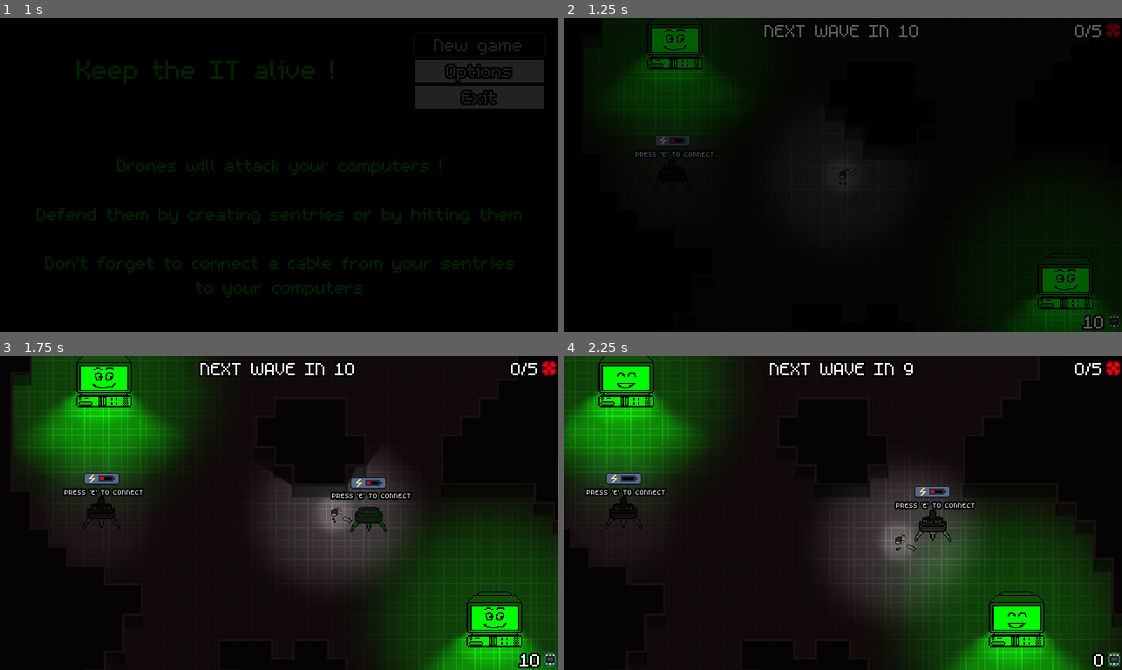
Above: before the commit, frames 1-4 (two rows, left to right).
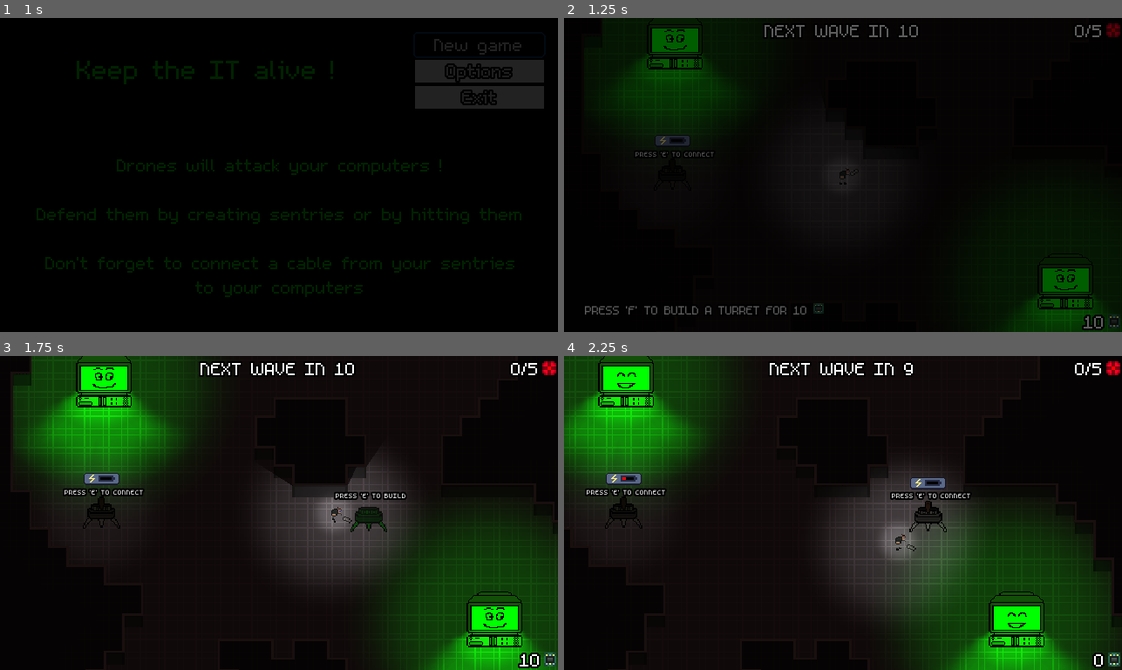
Above: after the commit, the same moments.

Repository: Evanaellio/ludumdare46
Game: Godot game, scene res://Game/Game.tscn
Two runs of this game, one before a commit and one after it. Both use one fixed random seed, a clock stepped at 60 frames per second and the inputs below. Sound files missing from this copy of the repository are replaced by a short silence.
Inputs:
- Up to frame 1 (1 s): click "New game" at 0.5 s
- Up to frame 2 (1.25 s): no input
- Up to frame 3 (1.75 s): tap E (Use, bound only before the commit) at 1.25 s; hold D (Right) from 1.28 s (still down); tap Space (Attack) at 1.35 s; tap F (Build, bound only before the commit) at 1.55 s
- Up to frame 4 (2.25 s): tap E (Use, bound only before the commit) at 2 s; release D (Right) at 2.03 s; hold S (Down) from 2.03 s (still down); tap F (Build, bound only before the commit) at 2.1 s

Frame 1 is identical in both runs. In frame 2, 0.5% of the frame differs, in the area x 3-47%, y 38-95%; in frame 3, 0.4%; in frame 4, 1.2%, in the area x 10-74%, y 38-60%.
Error in both runs: Trying to assign value of type 'AudioStreamPlayer2D' to a variable of type 'AudioStreamPlayer'. (res://Prefabs/player/Keyboard.gd:7)

Commit message:
tuto tourelle mk2

Diff:
--- a/Autoload/Settings.gd
+++ b/Autoload/Settings.gd
@@ -22,7 +22,7 @@
 var VolumeSFX:float = 0.0 setget set_volume_sfx
 var VolumeRange:float = 24 + 80
 #CONTROLS
-var Actions:Array = ["Right", "Left", "Up", "Down", "Attack", "Use"]
+var Actions:Array = ["Right", "Left", "Up", "Down", "Attack", "Interact", "Turret"]
 var ActionControls:Dictionary = {}
 #Localization
 onready var Language:String = TranslationServer.get_locale() setget set_language
--- a/GUI/HUD/HUD.gd
+++ b/GUI/HUD/HUD.gd
@@ -1,6 +1,8 @@
 extends CanvasLayer
 
 var arrows: Array
+
+var tuto = true
 
 func _process(_delta):
 	var arrowi = 0
@@ -29,6 +31,14 @@
 			arrow.look_at(drone_pos)
 			arrow.translate(vector.normalized() * -80)
 
+	if Input.is_action_just_pressed("Turret"):
+		tuto = false
+
+	$Tuto.visible = tuto
+	if tuto:
+		var key = get_InputEvent_name(InputMap.get_action_list("Turret"))
+		var txt = "PRESS '" + key + "' TO BUILD A TURRET FOR 10 [img=6]res://Prefabs/Electronics/electronics.png[/img]"
+		$Tuto.bbcode_text = txt
 
 func _on_Player_update_electronics(nb_electronics):
 	$NbElectronics.text = str(nb_electronics)
@@ -42,3 +52,16 @@
 
 func _on_Puppeteer_enemy_count(current, total):
 	$NbEnemies.text = str(current) + "/" + str(total)
+
+func get_InputEvent_name(input_array:Array)->String:
+	var text:String = ""
+	var joypad = Input.get_connected_joypads().size() > 0
+	for event in input_array:
+		if event is InputEventKey and not joypad:
+			text = event.as_text()
+		elif event is InputEventJoypadButton and joypad:
+			if Input.is_joy_known(event.device):
+				text = str(Input.get_joy_button_string(event.button_index))
+			else:
+				text = "Btn. " + str(event.button_index)
+	return text
--- a/GUI/HUD/HUD.tscn
+++ b/GUI/HUD/HUD.tscn
@@ -1,10 +1,17 @@
-[gd_scene load_steps=6 format=2]
+[gd_scene load_steps=8 format=2]
 
 [ext_resource path="res://Prefabs/Electronics/electronics.png" type="Texture" id=1]
 [ext_resource path="res://Assets/Fonts/m5x7_16.tres" type="DynamicFont" id=2]
 [ext_resource path="res://GUI/HUD/HUD.gd" type="Script" id=3]
 [ext_resource path="res://Prefabs/Drone/Drone.png" type="Texture" id=4]
 [ext_resource path="res://GUI/HUD/arrow.png" type="Texture" id=5]
+[ext_resource path="res://Assets/Fonts/m5x7.ttf" type="DynamicFontData" id=6]
+
+[sub_resource type="DynamicFont" id=1]
+size = 11
+outline_size = 1
+outline_color = Color( 0, 0, 0, 1 )
+font_data = ExtResource( 6 )
 
 [node name="HUD" type="CanvasLayer"]
 script = ExtResource( 3 )
@@ -62,6 +69,19 @@
 "_edit_use_anchors_": false
 }
 
+[node name="Tuto" type="RichTextLabel" parent="."]
+margin_left = 11.9165
+margin_top = 161.822
+margin_right = 273.916
+margin_bottom = 175.822
+custom_fonts/normal_font = SubResource( 1 )
+bbcode_enabled = true
+bbcode_text = "PRESS 'F' TO BUILD A TURRET FOR 10 [img=6]res://Prefabs/Electronics/electronics.png[/img]"
+text = "PRESS 'F' TO BUILD A TURRET FOR 10 "
+__meta__ = {
+"_edit_use_anchors_": false
+}
+
 [node name="Arrow" type="Node2D" parent="."]
 visible = false
 position = Vector2( 122.091, 55.6101 )
--- a/PNJ/ordiMère.gd
+++ b/PNJ/ordiMère.gd
@@ -51,7 +51,7 @@
 	if player.tuto_ordi:
 		var pos = get_global_transform_with_canvas().get_origin()
 		$CanvasLayer/Node2D.set_position(pos)
-		$CanvasLayer/Node2D/Tuto.text = "PRESS '" + get_InputEvent_name(InputMap.get_action_list("Use")) + "' TO CONNECT"
+		$CanvasLayer/Node2D/Tuto.text = "PRESS '" + get_InputEvent_name(InputMap.get_action_list("Interact")) + "' TO CONNECT"
 
 	pass
 
--- a/PNJ/tourelle.gd
+++ b/PNJ/tourelle.gd
@@ -87,9 +87,12 @@
 	var pos = get_global_transform_with_canvas().get_origin()
 	$CanvasLayer/Node2D.set_position(pos)
 	$CanvasLayer/Node2D.visible = not is_connected
-	$CanvasLayer/Node2D/Tuto.visible = player.tuto_tourelle
+	$CanvasLayer/Node2D/Sprite.visible = not build_mode
+	$CanvasLayer/Node2D/Tuto.visible = (player.tuto_tourelle and not build_mode) or (player.tuto_build and build_mode)
 	if player.tuto_tourelle:
-		$CanvasLayer/Node2D/Tuto.text = "PRESS '" + get_InputEvent_name(InputMap.get_action_list("Use")) + "' TO CONNECT"
+		$CanvasLayer/Node2D/Tuto.text = "PRESS '" + get_InputEvent_name(InputMap.get_action_list("Interact")) + "' TO CONNECT"
+	if build_mode and player.tuto_build:
+		$CanvasLayer/Node2D/Tuto.text = "PRESS '" + get_InputEvent_name(InputMap.get_action_list("Interact")) + "' TO BUILD"
 
 	pass
 
@@ -137,6 +140,7 @@
 	$CollisionPolygon2D.disabled = false
 	$Base.modulate = Color(1, 1, 1, 1)
 	build_mode = false
+	player.tuto_build = false
 
 func cancel_building():
 	queue_free()
--- a/PNJ/tourelle.tscn
+++ b/PNJ/tourelle.tscn
@@ -88,6 +88,7 @@
 position = Vector2( 0, -17.6014 )
 scale = Vector2( 0.5, 0.5 )
 frames = SubResource( 4 )
+frame = 1
 playing = true
 
 [node name="Tuto" type="Label" parent="CanvasLayer/Node2D"]
--- a/Prefabs/player/Player.gd
+++ b/Prefabs/player/Player.gd
@@ -22,6 +22,7 @@
 var dead = false
 
 var tuto_tourelle = true
+var tuto_build = true
 var tuto_ordi = false
 
 # Called when the node enters the scene tree for the first time.
@@ -50,7 +51,7 @@
 		moving = false
 		animation.play("idle")
 
-	if Input.is_action_just_pressed("Use"):
+	if Input.is_action_just_pressed("Interact"):
 		useItem()
 
 func _physics_process(_delta):
--- a/Prefabs/player/TurretFabricator.gd
+++ b/Prefabs/player/TurretFabricator.gd
@@ -14,19 +14,19 @@
 
 func _input(event):
 
-	if Input.is_action_just_pressed("Cancel") and turret:
-		turret.cancel_building()
-		turret = null
-	if Input.is_action_just_pressed("Build"):
+	if Input.is_action_just_pressed("Interact") and turret:
+		if turret.can_build:
+			var turret_pos = turret.global_position
+			remove_child(turret)
+			player.get_parent().add_child(turret)
+			turret.global_position = turret_pos
+			turret.accept_building()
+			player.add_electronics(-turret_cost)
+			turret = null
+	if Input.is_action_just_pressed("Turret"):
 		if turret:
-			if turret.can_build:
-				var turret_pos = turret.global_position
-				remove_child(turret)
-				player.get_parent().add_child(turret)
-				turret.global_position = turret_pos
-				turret.accept_building()
-				player.add_electronics(-turret_cost)
-				turret = null
+			turret.cancel_building()
+			turret = null
 		elif player.electronics >= turret_cost:
 			turret = turret_scene.instance()
 			add_child(turret)
--- a/project.godot
+++ b/project.godot
@@ -181,22 +181,16 @@
 , Object(InputEventJoypadButton,"resource_local_to_scene":false,"resource_name":"","device":0,"button_index":0,"pressure":0.0,"pressed":false,"script":null)
  ]
 }
-Use={
+Interact={
 "deadzone": 0.5,
 "events": [ Object(InputEventKey,"resource_local_to_scene":false,"resource_name":"","device":0,"alt":false,"shift":false,"control":false,"meta":false,"command":false,"pressed":false,"scancode":69,"unicode":0,"echo":false,"script":null)
 , Object(InputEventJoypadButton,"resource_local_to_scene":false,"resource_name":"","device":0,"button_index":2,"pressure":0.0,"pressed":false,"script":null)
  ]
 }
-Build={
+Turret={
 "deadzone": 0.5,
 "events": [ Object(InputEventKey,"resource_local_to_scene":false,"resource_name":"","device":0,"alt":false,"shift":false,"control":false,"meta":false,"command":false,"pressed":false,"scancode":70,"unicode":0,"echo":false,"script":null)
 , Object(InputEventJoypadButton,"resource_local_to_scene":false,"resource_name":"","device":0,"button_index":3,"pressure":0.0,"pressed":false,"script":null)
- ]
-}
-Cancel={
-"deadzone": 0.5,
-"events": [ Object(InputEventKey,"resource_local_to_scene":false,"resource_name":"","device":0,"alt":false,"shift":false,"control":false,"meta":false,"command":false,"pressed":false,"scancode":82,"unicode":0,"echo":false,"script":null)
-, Object(InputEventJoypadButton,"resource_local_to_scene":false,"resource_name":"","device":0,"button_index":1,"pressure":0.0,"pressed":false,"script":null)
  ]
 }
 
